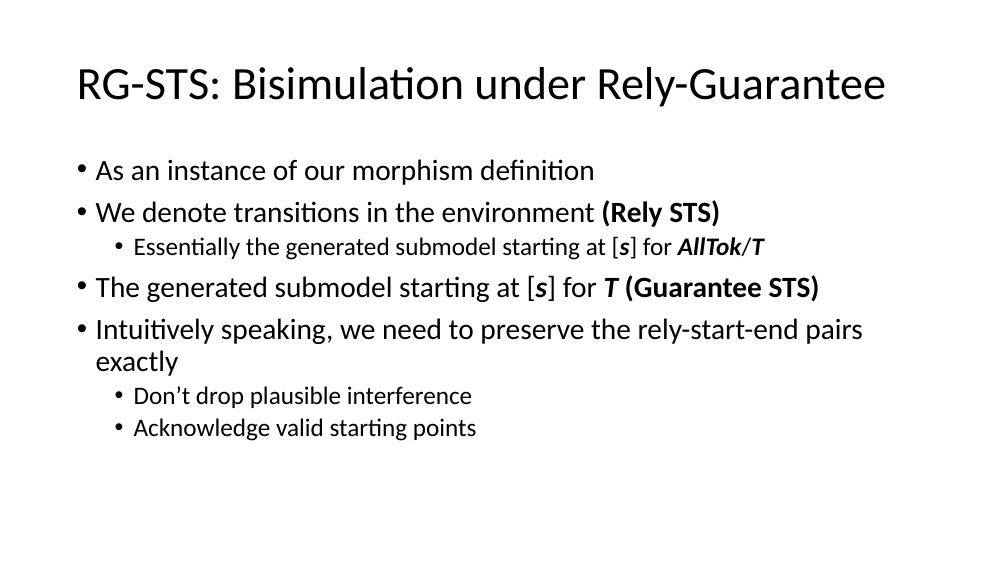
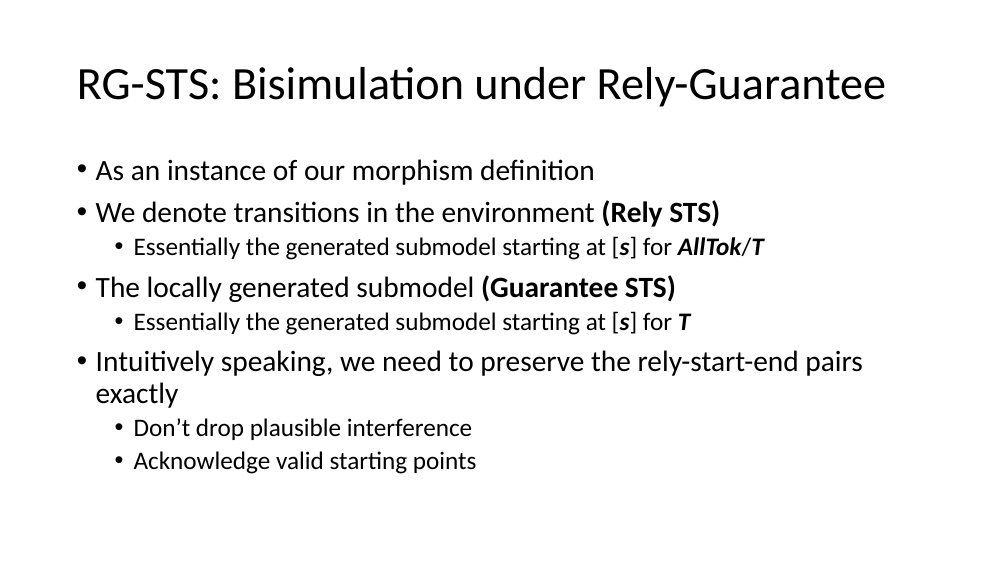
Before and after one commit to Contingent-Systems/modal_abstractions_presentations, a slide deck: slide 32 of upenn_may_24/proposal.pptx. Drawn at 1008x567 pixels with LibreOffice and Linux fonts; fonts in the diff are those of the drawing. Boxes give left, top, right and bottom in pixels: in the first picture for what was removed or moved away, otherwise in the second. Text is boxed around its words. In the diff, an @@ line names an element or a change of style, - is before the commit and + after.

```diff
--- a/upenn_may_24/proposal.pptx
+++ b/upenn_may_24/proposal.pptx
@@ text at bbox=[96, 275, 690, 335]: text changed; size 28 to 24 pt @@
-• The generated submodel starting at [s] for T (Guarantee STS)
+• The locally generated submodel (Guarantee STS)
+  • Essentially the generated submodel starting at [s] for T
```
Also in this commit, not shown: 5 other slides changed.
